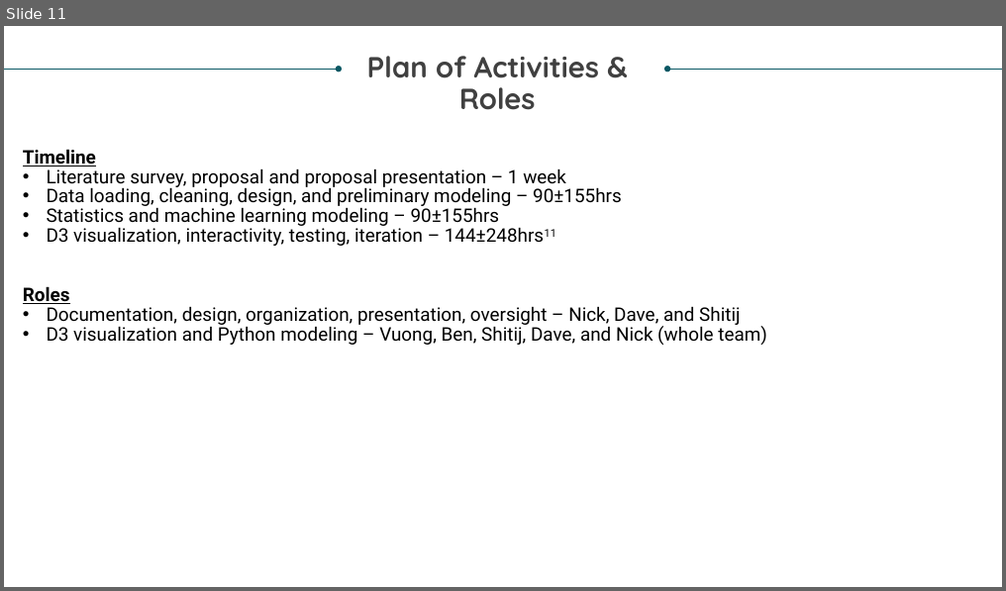
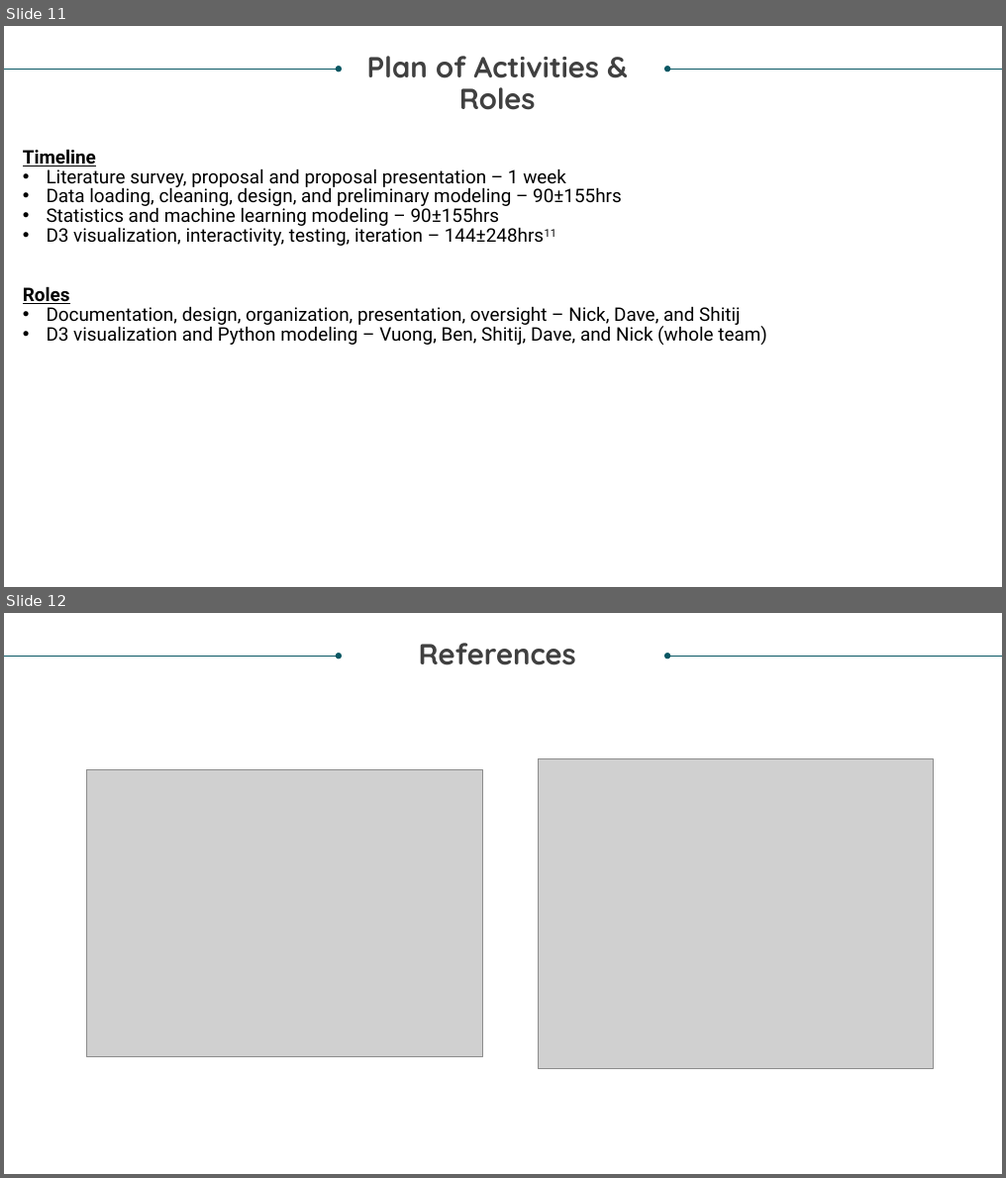
Before and after one commit to bspivey/GraduationAnalysis, a slide deck: SESIoN Proposal.pptx. Shown one above the other, each under a label of ours: slide 11 before the commit, slides 11 and 12 after it. The pictures are 1006x591 and 1006x1178 pixels, drawn with LibreOffice and Linux fonts; fonts in the diff are those of the drawing; grey boxes stand for pictures. Boxes give left, top, right and bottom in pixels: in the first picture for what was removed or moved away, otherwise in the second. Text is boxed around its words. In the diff, an @@ line names an element or a change of style, - is before the commit and + after.

Commit message:
updated with references

```diff
--- a/SESIoN Proposal.pptx
+++ b/SESIoN Proposal.pptx
@@ slide 12 added at [4,613,1002,1174], background #FFFFFF @@
@@ arrow added from (4, 656) to (339, 656), #085764 0.5 pt @@
@@ text added at [419,643,576,665], 28 pt, text #404040, bold @@
+References
@@ arrow added from (1002, 656) to (667, 656), #085764 0.5 pt @@
@@ picture added at [538,759,933,1069] @@
@@ picture added at [87,770,482,1058] @@
```
Also in this commit, not shown: 3 slides changed, 1 other slide added.
